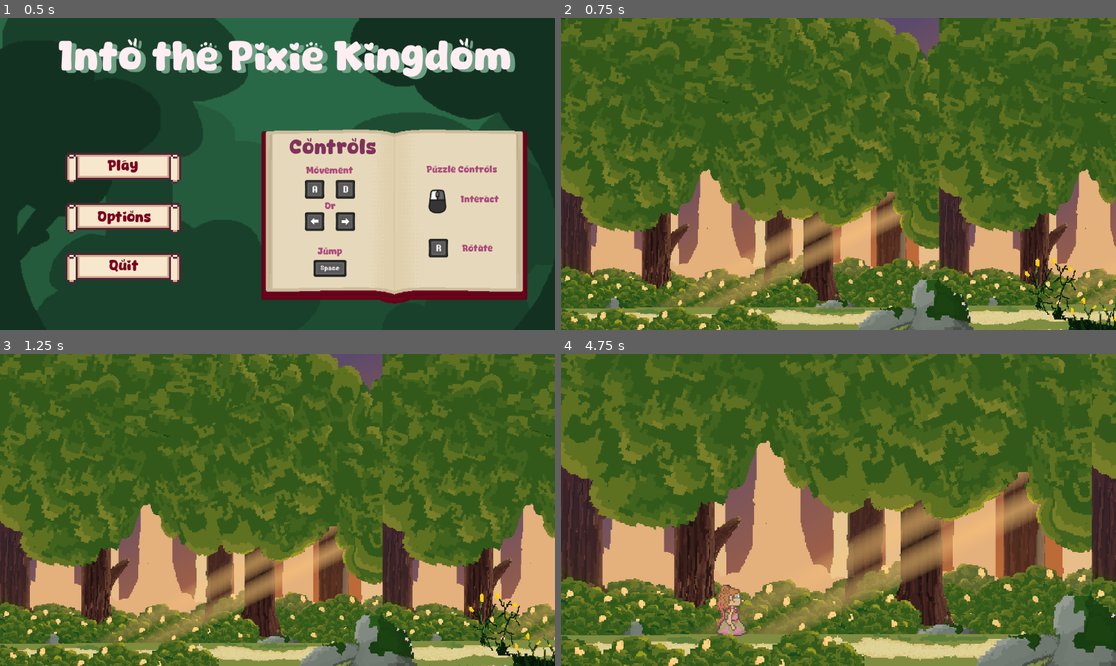
Above: before the commit, frames 1-4 (two rows, left to right).
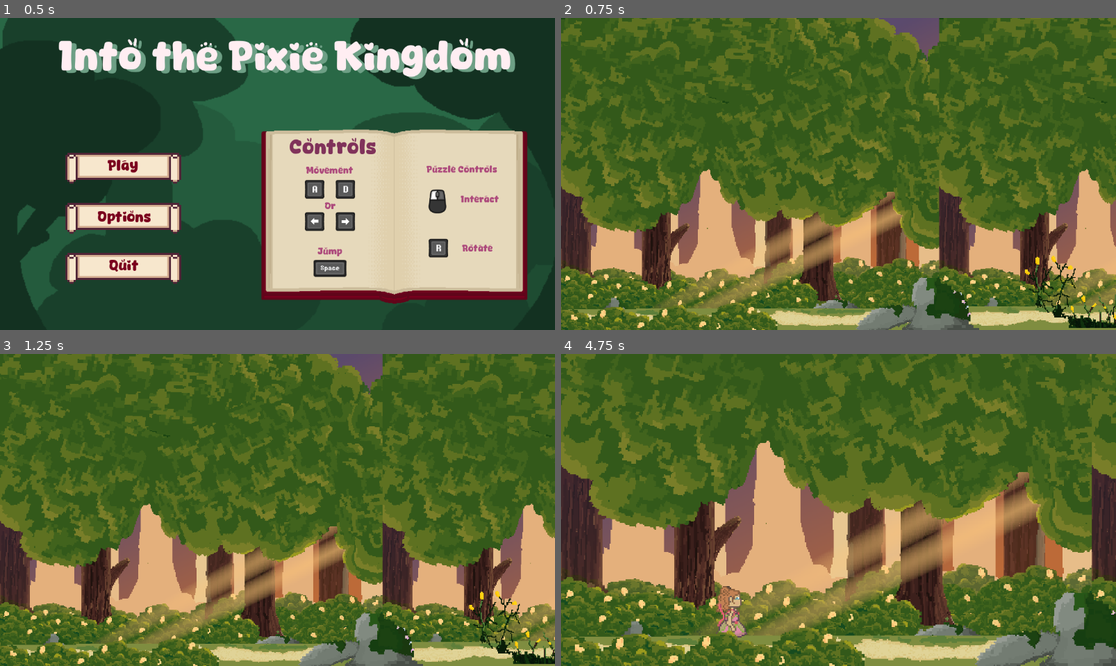
Above: after the commit, the same moments.

Repository: AlexReidNZ/Into-The-Pixie-Kingdom
Game: Godot game, scene res://Scenes/Levels/level_1.tscn
The game is run twice, just before and just after one commit, with the same random seed, the same clock (stepped at 60 frames per second) and the same inputs. The engine's default icon, where the game draws it, is replaced by a stand-in: a white triangle on a blue panel in a dark square. Video files are missing from this copy of the repository; at most half a second of black plays in their place.
Inputs (mouse positions are in pixels of both pictures, inside the frame that each line leads up to):
- Up to frame 1 (0.5 s): no input
- Up to frame 2 (0.75 s): click "Play" at 0.5 s
- Up to frame 3 (1.25 s): no input
- Up to frame 4 (4.75 s): tap Enter (ui_accept) at 1.25 s; move the mouse to (960, 494) at 1.27 s; press the mouse at (960, 494) at 1.28 s; hold Right (move_right) 1.28-2.78 s; tap Space (jump) at 1.52, 2.27, 3.77, 4.52 s; move the mouse to (727, 525) at 2.02 s; release the mouse at (727, 525) at 2.03 s; tap R (rotate puzzle piece) at 2.1 s; move the mouse to (894, 441) at 2.77 s; hold Left (move_left) 2.78-3.53 s; hold Shift (run) 2.78-3.53 s; move the mouse to (810, 572) at 3.52 s; hold Right (move_right) from 3.53 s (still down); tap F at 3.6 s; move the mouse to (1005, 556) at 4.27 s; hold J from 4.28 s (still down)

Frame 1 is identical in both runs. In frame 2, 2.9% of the frame differs, in the area x 0-100%, y 76-100%; in frame 3, 2.9%; in frame 4, 4.0%, in the area x 0-100%, y 73-100%.

Commit message:
chore(cutscene): update level design from staging

Diff:
--- a/Scenes/Levels/level_1.tscn
+++ b/Scenes/Levels/level_1.tscn
@@ -3,8 +3,7 @@
 [ext_resource type="PackedScene" uid="uid://b6srab5ljjrdi" path="res://Scenes/pause_menu.tscn" id="1_tt3mb"]
 [ext_resource type="VideoStream" path="res://itpk animatic.ogv" id="2_ghah1"]
 [ext_resource type="Texture2D" uid="uid://cmpfh3mh4vjiq" path="res://Sprites/Ivy Path Backgrounds/Background.png" id="2_ji2qm"]
-[ext_resource type="PackedScene" uid="uid://boc6l1kkktvup" path="res://player/player.tscn" id="3_i2w1q"]
-[ext_resource type="Texture2D" uid="uid://ca56kg7jr5m0y" path="res://Sprites/icon.svg" id="4_srh1p"]
+[ext_resource type="PackedScene" uid="uid://boc6l1kkktvup" path="res://player/player.tscn" id="3_u8vf5"]
 [ext_resource type="Script" path="res://Scripts/npc.gd" id="6_du0my"]
 [ext_resource type="AudioStream" uid="uid://c3ibrpwhmts2e" path="res://Audio/TextScroll/TextScroll.wav" id="6_ilghy"]
 [ext_resource type="Texture2D" uid="uid://y5fjlsakfeth" path="res://Sprites/ground1.png" id="7_g0htd"]
@@ -108,6 +107,20 @@
 "name": &"default",
 "speed": 8.3
 }]
+
+[sub_resource type="Animation" id="Animation_0vawj"]
+length = 0.001
+tracks/0/type = "bezier"
+tracks/0/imported = false
+tracks/0/enabled = true
+tracks/0/path = NodePath("../Hedera/AnimatedSprite2D:position:y")
+tracks/0/interp = 1
+tracks/0/loop_wrap = true
+tracks/0/keys = {
+"handle_modes": PackedInt32Array(),
+"points": PackedFloat32Array(),
+"times": PackedFloat32Array()
+}
 
 [sub_resource type="Animation" id="Animation_cr7kg"]
 resource_name = "float"
@@ -124,20 +137,6 @@
 "times": PackedFloat32Array(0, 1)
 }
 
-[sub_resource type="Animation" id="Animation_0vawj"]
-length = 0.001
-tracks/0/type = "bezier"
-tracks/0/imported = false
-tracks/0/enabled = true
-tracks/0/path = NodePath("../Hedera/AnimatedSprite2D:position:y")
-tracks/0/interp = 1
-tracks/0/loop_wrap = true
-tracks/0/keys = {
-"handle_modes": PackedInt32Array(),
-"points": PackedFloat32Array(),
-"times": PackedFloat32Array()
-}
-
 [sub_resource type="AnimationLibrary" id="AnimationLibrary_tu5a0"]
 _data = {
 "RESET": SubResource("Animation_0vawj"),
@@ -235,6 +234,20 @@
 "name": &"default",
 "speed": 8.3
 }]
+
+[sub_resource type="Animation" id="Animation_1q4km"]
+length = 0.001
+tracks/0/type = "bezier"
+tracks/0/imported = false
+tracks/0/enabled = true
+tracks/0/path = NodePath("AnimatedSprite2D:position:y")
+tracks/0/interp = 1
+tracks/0/loop_wrap = true
+tracks/0/keys = {
+"handle_modes": PackedInt32Array(0),
+"points": PackedFloat32Array(0, -0.25, 0, 0.25, 0),
+"times": PackedFloat32Array(0)
+}
 
 [sub_resource type="Animation" id="Animation_drybh"]
 resource_name = "float"
@@ -252,20 +265,6 @@
 "times": PackedFloat32Array(0, 1.4)
 }
 
-[sub_resource type="Animation" id="Animation_1q4km"]
-length = 0.001
-tracks/0/type = "bezier"
-tracks/0/imported = false
-tracks/0/enabled = true
-tracks/0/path = NodePath("AnimatedSprite2D:position:y")
-tracks/0/interp = 1
-tracks/0/loop_wrap = true
-tracks/0/keys = {
-"handle_modes": PackedInt32Array(0),
-"points": PackedFloat32Array(0, -0.25, 0, 0.25, 0),
-"times": PackedFloat32Array(0)
-}
-
 [sub_resource type="AnimationLibrary" id="AnimationLibrary_1hk4u"]
 _data = {
 "RESET": SubResource("Animation_1q4km"),
@@ -275,11 +274,14 @@
 [sub_resource type="WorldBoundaryShape2D" id="WorldBoundaryShape2D_w4v88"]
 normal = Vector2(1, 0)
 
-[sub_resource type="RectangleShape2D" id="RectangleShape2D_hmkuf"]
-size = Vector2(66, 6)
+[sub_resource type="RectangleShape2D" id="RectangleShape2D_1rgj4"]
+size = Vector2(20, 156)
 
 [sub_resource type="RectangleShape2D" id="RectangleShape2D_qs31p"]
 size = Vector2(124, 43)
+
+[sub_resource type="RectangleShape2D" id="RectangleShape2D_mtdxp"]
+size = Vector2(30, 153)
 
 [node name="PlatformLevel" type="Node2D"]
 texture_filter = 1
@@ -307,6 +309,7 @@
 [node name="Layer0" type="ParallaxLayer" parent="ParallaxBackground"]
 texture_filter = 1
 scale = Vector2(0.5, 0.5)
+motion_scale = Vector2(0.25, 1)
 motion_mirroring = Vector2(1570, 0)
 
 [node name="BigBackground" type="Sprite2D" parent="ParallaxBackground/Layer0"]
@@ -316,17 +319,17 @@
 
 [node name="GameEndTrigger" type="Area2D" parent="."]
 z_index = 10
-position = Vector2(1906.5, 278)
+position = Vector2(1878, 269)
 
 [node name="CollisionShape2D" type="CollisionShape2D" parent="GameEndTrigger"]
 position = Vector2(3.5, 7)
 shape = SubResource("CircleShape2D_x48l1")
 
 [node name="Ground" type="StaticBody2D" parent="."]
-position = Vector2(-50, 314)
+position = Vector2(-50, 315)
 
 [node name="CollisionShape2D" type="CollisionShape2D" parent="Ground"]
-position = Vector2(297, -1)
+position = Vector2(0, -1)
 shape = SubResource("WorldBoundaryShape2D_mr6wc")
 
 [node name="Ground Sprites" type="Node2D" parent="Ground"]
@@ -403,9 +406,8 @@
 [node name="AnimatedSprite2D" type="AnimatedSprite2D" parent="Lamina"]
 position = Vector2(0, -1)
 scale = Vector2(0.571429, 0.571429)
-sprite_frames = SubResource("SpriteFrames_uo2af")
+sprite_frames = SubResource("SpriteFrames_fe5r0")
 autoplay = "default"
-frame_progress = 0.410509
 
 [node name="AnimationPlayer" type="AnimationPlayer" parent="Lamina"]
 libraries = {
@@ -456,9 +458,8 @@
 
 [node name="AnimatedSprite2D" type="AnimatedSprite2D" parent="Hedera"]
 scale = Vector2(0.551724, 0.551724)
-sprite_frames = SubResource("SpriteFrames_4bvcu")
+sprite_frames = SubResource("SpriteFrames_gb0p0")
 autoplay = "default"
-frame_progress = 0.358158
 
 [node name="AnimationPlayer" type="AnimationPlayer" parent="Hedera"]
 libraries = {
@@ -467,13 +468,13 @@
 autoplay = "float"
 
 [node name="Boundary" type="StaticBody2D" parent="."]
-position = Vector2(-88, 259)
+position = Vector2(-85, -17)
 
 [node name="CollisionShape2D" type="CollisionShape2D" parent="Boundary"]
 shape = SubResource("WorldBoundaryShape2D_w4v88")
 
 [node name="Objects" type="Node2D" parent="."]
-position = Vector2(0, 320)
+position = Vector2(0, 318)
 
 [node name="Gorse" type="Sprite2D" parent="Objects"]
 z_index = 11
@@ -505,43 +506,16 @@
 texture = ExtResource("13_svo3r")
 
 [node name="Platforms" type="Node2D" parent="."]
-position = Vector2(22, 204)
-
-[node name="Platform" type="StaticBody2D" parent="Platforms"]
-position = Vector2(1011, 57)
-
-[node name="Icon" type="Sprite2D" parent="Platforms/Platform"]
-scale = Vector2(0.515625, 0.046875)
-texture = ExtResource("4_srh1p")
-centered = false
-
-[node name="CollisionShape2D" type="CollisionShape2D" parent="Platforms/Platform"]
-position = Vector2(33, 3)
-shape = SubResource("RectangleShape2D_hmkuf")
-
-[node name="Platform2" type="StaticBody2D" parent="Platforms"]
-position = Vector2(901, 76)
-
-[node name="Icon" type="Sprite2D" parent="Platforms/Platform2"]
-scale = Vector2(0.515625, 0.046875)
-texture = ExtResource("4_srh1p")
-centered = false
-
-[node name="CollisionShape2D" type="CollisionShape2D" parent="Platforms/Platform2"]
-position = Vector2(33, 3)
-shape = SubResource("RectangleShape2D_hmkuf")
-
-[node name="Platform3" type="StaticBody2D" parent="Platforms"]
-position = Vector2(1112, 39)
-
-[node name="Icon" type="Sprite2D" parent="Platforms/Platform3"]
-scale = Vector2(0.515625, 0.046875)
-texture = ExtResource("4_srh1p")
-centered = false
-
-[node name="CollisionShape2D" type="CollisionShape2D" parent="Platforms/Platform3"]
-position = Vector2(33, 3)
-shape = SubResource("RectangleShape2D_hmkuf")
+position = Vector2(22, 214)
+
+[node name="Rock" parent="Platforms" instance=ExtResource("22_q8kxe")]
+position = Vector2(1092, 82)
+
+[node name="Platforms2" type="Node2D" parent="."]
+position = Vector2(22, 214)
+
+[node name="Rock" parent="Platforms2" instance=ExtResource("22_q8kxe")]
+position = Vector2(1092, 82)
 
 [node name="PuzzleObjects" type="Node2D" parent="."]
 position = Vector2(1141, 276)
@@ -552,6 +526,12 @@
 position = Vector2(451.5, 38)
 texture = ExtResource("28_q2xun")
 
+[node name="InvisibleWall" type="StaticBody2D" parent="PuzzleObjects/Sprites/BeginingPuzzle"]
+
+[node name="CollisionShape2D" type="CollisionShape2D" parent="PuzzleObjects/Sprites/BeginingPuzzle/InvisibleWall"]
+position = Vector2(45.5, -70)
+shape = SubResource("RectangleShape2D_1rgj4")
+
 [node name="BrokenBridge" type="Sprite2D" parent="PuzzleObjects/Sprites"]
 position = Vector2(-307, 25)
 texture = ExtResource("29_y6ysw")
@@ -566,29 +546,37 @@
 position = Vector2(133, -32.5)
 texture = ExtResource("30_577wq")
 
+[node name="TreeCollision" type="StaticBody2D" parent="PuzzleObjects/Sprites/BrokenTree"]
+
+[node name="CollisionShape2D" type="CollisionShape2D" parent="PuzzleObjects/Sprites/BrokenTree/TreeCollision"]
+position = Vector2(5, -1)
+shape = SubResource("RectangleShape2D_mtdxp")
+
 [node name="Indicators" type="Node2D" parent="PuzzleObjects"]
 
-[node name="PuzzleIndicator" parent="PuzzleObjects/Indicators" node_paths=PackedStringArray("sprite_object") instance=ExtResource("28_m5tlm")]
+[node name="PuzzleIndicator" parent="PuzzleObjects/Indicators" node_paths=PackedStringArray("sprite_object", "sprite_collision") instance=ExtResource("28_m5tlm")]
 position = Vector2(451.5, -2)
+puzzle_scene = ExtResource("35_50h6p")
+puzzle_group = "Puzzle3Colliders"
+fixed_sprite = ExtResource("28_q2xun")
+sprite_object = NodePath("../../Sprites/BeginingPuzzle")
+sprite_collision = NodePath("../../Sprites/BeginingPuzzle/InvisibleWall/CollisionShape2D")
+
+[node name="PuzzleIndicator2" parent="PuzzleObjects/Indicators" node_paths=PackedStringArray("sprite_object", "sprite_collision") instance=ExtResource("28_m5tlm")]
+position = Vector2(-306, -22)
 puzzle_scene = ExtResource("32_58wvc")
 puzzle_group = "Puzzle1Colliders"
-fixed_sprite = ExtResource("28_q2xun")
-sprite_object = NodePath("../../Sprites/BeginingPuzzle")
-
-[node name="PuzzleIndicator2" parent="PuzzleObjects/Indicators" node_paths=PackedStringArray("sprite_object", "sprite_collision") instance=ExtResource("28_m5tlm")]
-position = Vector2(-306, -22)
-puzzle_scene = ExtResource("33_rqe47")
-puzzle_group = "Puzzle2Colliders"
 fixed_sprite = ExtResource("34_ynee1")
 sprite_object = NodePath("../../Sprites/BrokenBridge")
 sprite_collision = NodePath("../../Sprites/BrokenBridge/BridgeCollision/CollisionShape2D")
 
-[node name="PuzzleIndicator3" parent="PuzzleObjects/Indicators" node_paths=PackedStringArray("sprite_object") instance=ExtResource("28_m5tlm")]
+[node name="PuzzleIndicator3" parent="PuzzleObjects/Indicators" node_paths=PackedStringArray("sprite_object", "sprite_collision") instance=ExtResource("28_m5tlm")]
 position = Vector2(89, -88.5)
-puzzle_scene = ExtResource("35_50h6p")
-puzzle_group = "Puzzle3Colliders"
+puzzle_scene = ExtResource("33_rqe47")
+puzzle_group = "Puzzle2Colliders"
 fixed_sprite = ExtResource("36_tnrut")
 sprite_object = NodePath("../../Sprites/BrokenTree")
+sprite_collision = NodePath("../../Sprites/BrokenTree/TreeCollision/CollisionShape2D")
 
 [node name="UIAudio" type="Node" parent="."]
 unique_name_in_owner = true
Not shown: 8 places in Scenes/Levels/level_1.tscn that only renumber resources
